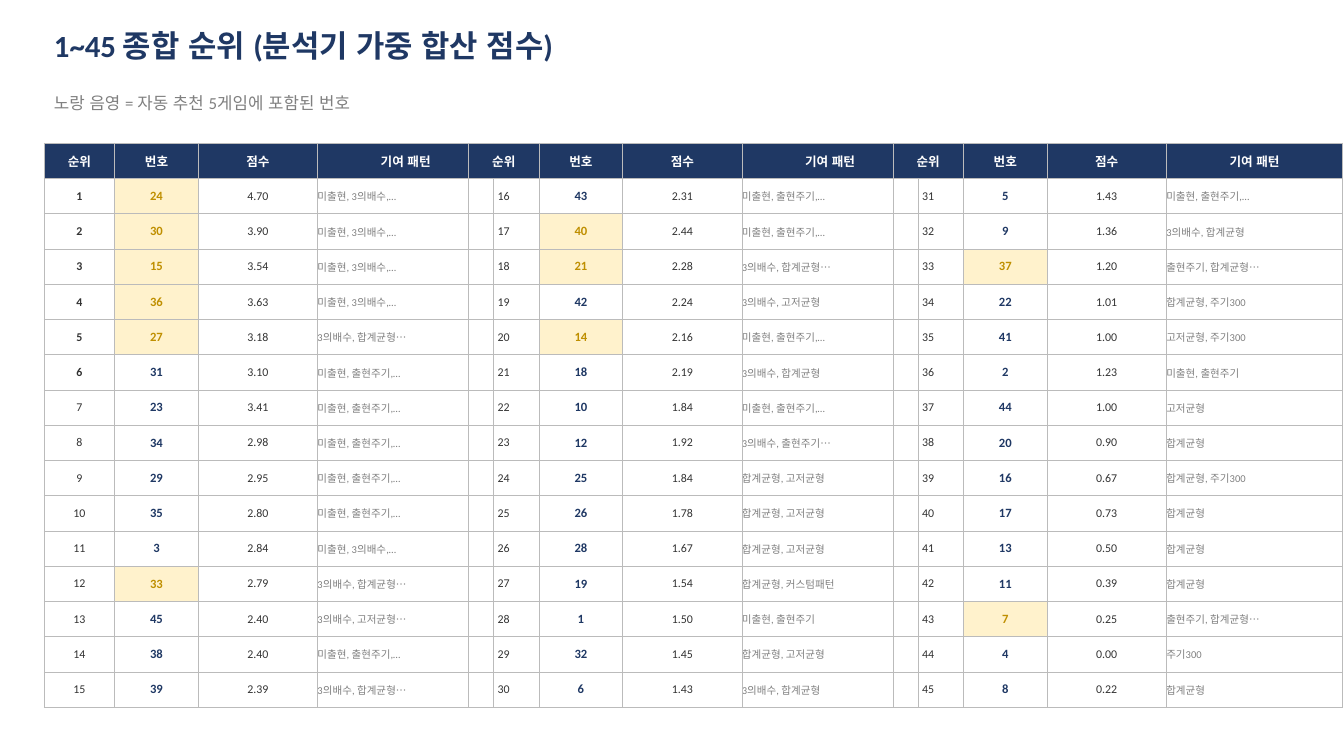
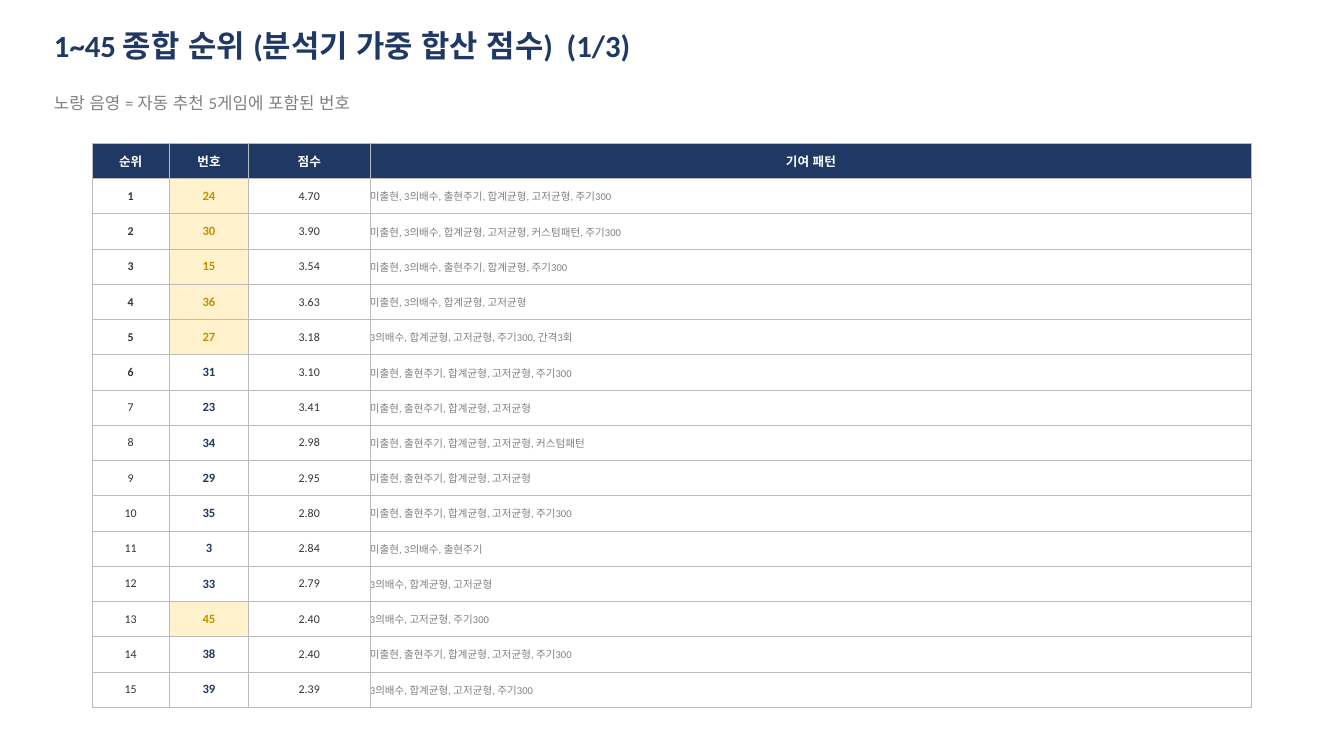
Before and after one commit to gaiger777/mskim, a slide deck: slide 2 of 로또_분석리포트.pptx. Drawn at 1344x756 pixels with LibreOffice and Linux fonts; fonts in the diff are those of the drawing. Boxes give left, top, right and bottom in pixels: in the first picture for what was removed or moved away, otherwise in the second. Text is boxed around its words. In the diff, an @@ line names an element or a change of style, - is before the commit and + after.

```diff
--- a/로또_분석리포트.pptx
+++ b/로또_분석리포트.pptx
@@ text at box(54, 31, 631, 62): text changed @@
-1~45 종합 순위 (분석기 가중 합산 점수)
+1~45 종합 순위 (분석기 가중 합산 점수) (1/3)
@@ table at box(92, 143, 1252, 708) @@
-row 2, column 4: 미출현, 3의배수,…
+row 2, column 4: 미출현, 3의배수, 출현주기, 합계균형, 고저균형, 주기300
-row 3, column 4: 미출현, 3의배수,…
+row 3, column 4: 미출현, 3의배수, 합계균형, 고저균형, 커스텀패턴, 주기300
-row 4, column 4: 미출현, 3의배수,…
+row 4, column 4: 미출현, 3의배수, 출현주기, 합계균형, 주기300
-row 5, column 4: 미출현, 3의배수,…
+row 5, column 4: 미출현, 3의배수, 합계균형, 고저균형
-row 6, column 4: 3의배수, 합계균형…
+row 6, column 4: 3의배수, 합계균형, 고저균형, 주기300, 간격3회
-row 7, column 4: 미출현, 출현주기,…
+row 7, column 4: 미출현, 출현주기, 합계균형, 고저균형, 주기300
-row 8, column 4: 미출현, 출현주기,…
+row 8, column 4: 미출현, 출현주기, 합계균형, 고저균형
-row 9, column 4: 미출현, 출현주기,…
+row 9, column 4: 미출현, 출현주기, 합계균형, 고저균형, 커스텀패턴
-row 10, column 4: 미출현, 출현주기,…
+row 10, column 4: 미출현, 출현주기, 합계균형, 고저균형
-row 11, column 4: 미출현, 출현주기,…
+row 11, column 4: 미출현, 출현주기, 합계균형, 고저균형, 주기300
-row 12, column 4: 미출현, 3의배수,…
+row 12, column 4: 미출현, 3의배수, 출현주기
-row 13, column 4: 3의배수, 합계균형…
+row 13, column 4: 3의배수, 합계균형, 고저균형
-row 14, column 4: 3의배수, 고저균형…
+row 14, column 4: 3의배수, 고저균형, 주기300
-row 15, column 4: 미출현, 출현주기,…
+row 15, column 4: 미출현, 출현주기, 합계균형, 고저균형, 주기300
-row 16, column 4: 3의배수, 합계균형…
+row 16, column 4: 3의배수, 합계균형, 고저균형, 주기300
@@ fill #FFF2CC to none in row 13, column 2 @@
@@ fill none to #FFF2CC in row 14, column 2 @@
@@ text colour #BF8F00 to #1F3864 in "33" @@
@@ text colour #1F3864 to #BF8F00 in "45" @@
@@ table: place and size @@
-table at box(44, 143, 494, 708)
+table at box(92, 143, 1252, 708)
@@ table removed at box(469, 143, 919, 708), 16 rows, 4 columns @@
-순위 | 번호 | 점수 | 기여 패턴
-16 | 43 | 2.31 | 미출현, 출현주기,…
-17 | 40 | 2.44 | 미출현, 출현주기,…
-18 | 21 | 2.28 | 3의배수, 합계균형…
-19 | 42 | 2.24 | 3의배수, 고저균형
-20 | 14 | 2.16 | 미출현, 출현주기,…
-21 | 18 | 2.19 | 3의배수, 합계균형
-22 | 10 | 1.84 | 미출현, 출현주기,…
-23 | 12 | 1.92 | 3의배수, 출현주기…
-24 | 25 | 1.84 | 합계균형, 고저균형
-25 | 26 | 1.78 | 합계균형, 고저균형
-26 | 28 | 1.67 | 합계균형, 고저균형
-27 | 19 | 1.54 | 합계균형, 커스텀패턴
-28 | 1 | 1.50 | 미출현, 출현주기
-29 | 32 | 1.45 | 합계균형, 고저균형
-30 | 6 | 1.43 | 3의배수, 합계균형
@@ table removed at box(893, 143, 1343, 708), 16 rows, 4 columns @@
-순위 | 번호 | 점수 | 기여 패턴
-31 | 5 | 1.43 | 미출현, 출현주기,…
-32 | 9 | 1.36 | 3의배수, 합계균형
-33 | 37 | 1.20 | 출현주기, 합계균형…
-34 | 22 | 1.01 | 합계균형, 주기300
-35 | 41 | 1.00 | 고저균형, 주기300
-36 | 2 | 1.23 | 미출현, 출현주기
-37 | 44 | 1.00 | 고저균형
-38 | 20 | 0.90 | 합계균형
-39 | 16 | 0.67 | 합계균형, 주기300
-40 | 17 | 0.73 | 합계균형
-41 | 13 | 0.50 | 합계균형
-42 | 11 | 0.39 | 합계균형
-43 | 7 | 0.25 | 출현주기, 합계균형…
-44 | 4 | 0.00 | 주기300
-45 | 8 | 0.22 | 합계균형
```
Also in this commit, not shown: 1 other slide changed, 2 slides added, 1 other file.
